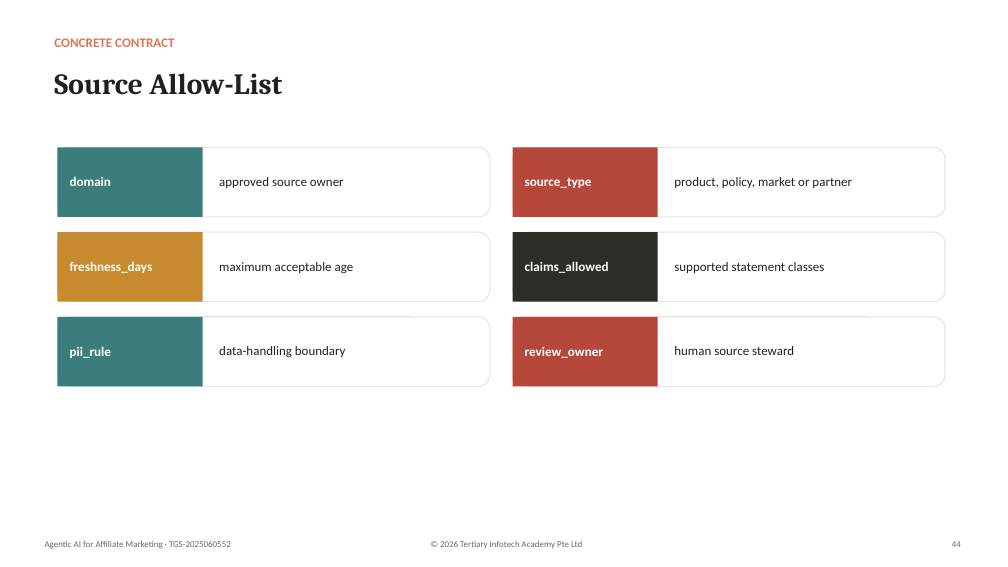
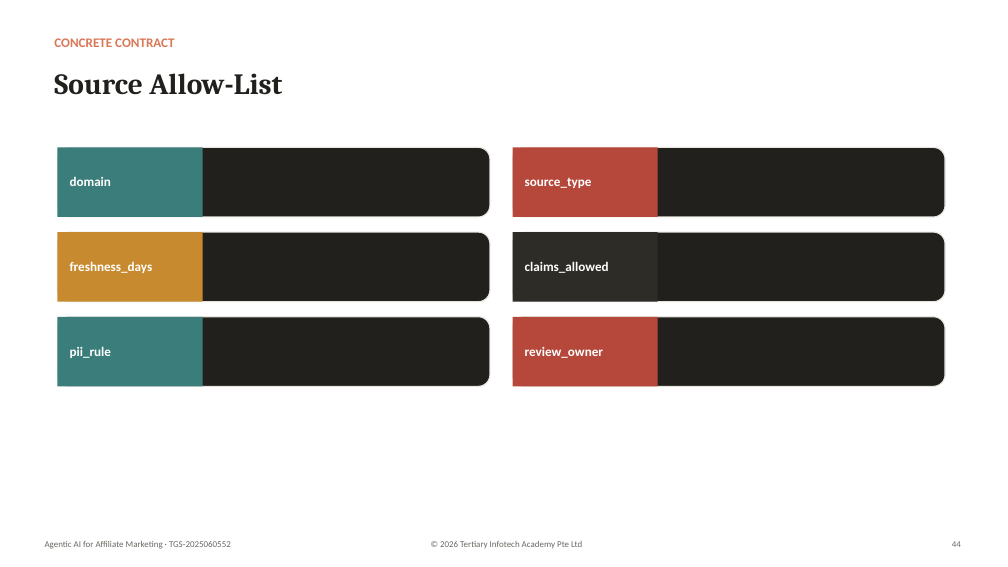
Before and after one commit to tertiarycourses/TGS-2025060552-Agentic-AI-for-Affiliate-Marketing, a slide deck: slide 44 of courseware/Agentic AI for Affiliate Marketing-v3.0.pptx. Drawn at 1008x567 pixels with LibreOffice and Linux fonts; fonts in the diff are those of the drawing. Boxes give left, top, right and bottom in pixels: in the first picture for what was removed or moved away, otherwise in the second. Text is boxed around its words. In the diff, an @@ line names an element or a change of style, - is before the commit and + after.

```diff
--- a/courseware/Agentic AI for Affiliate Marketing-v3.0.pptx
+++ b/courseware/Agentic AI for Affiliate Marketing-v3.0.pptx
@@ text removed at [219, 177, 344, 188] @@
-approved source owner
@@ text removed at [674, 177, 852, 188] @@
-product, policy, market or partner
@@ text removed at [219, 262, 354, 274] @@
-maximum acceptable age
@@ text removed at [674, 262, 824, 273] @@
-supported statement classes
@@ fill #FFFFFF to #21201C in 6 elements at [57, 147, 490, 217], [513, 147, 945, 217], [57, 232, 490, 302], [513, 232, 945, 302], [57, 317, 490, 386], [513, 317, 945, 386] @@
@@ text removed at [219, 346, 346, 358] @@
-data-handling boundary
@@ text removed at [674, 346, 794, 355] @@
-human source steward
```
Also in this commit, not shown: 27 other slides changed, 1 other file.
